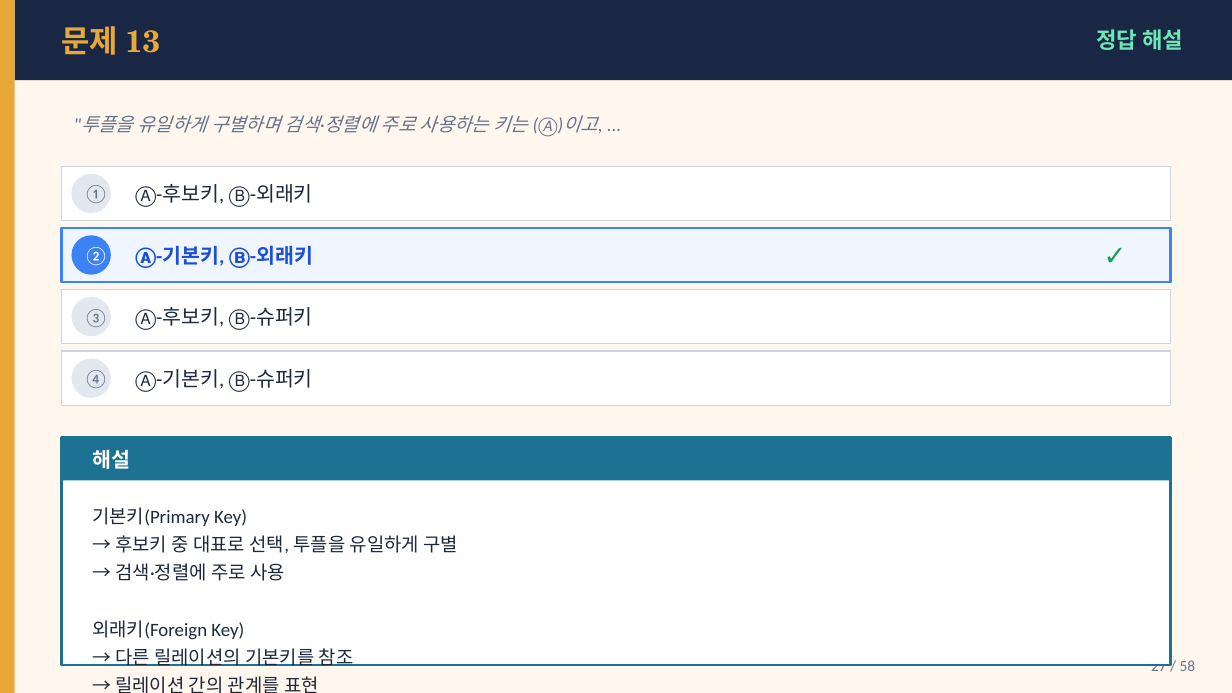
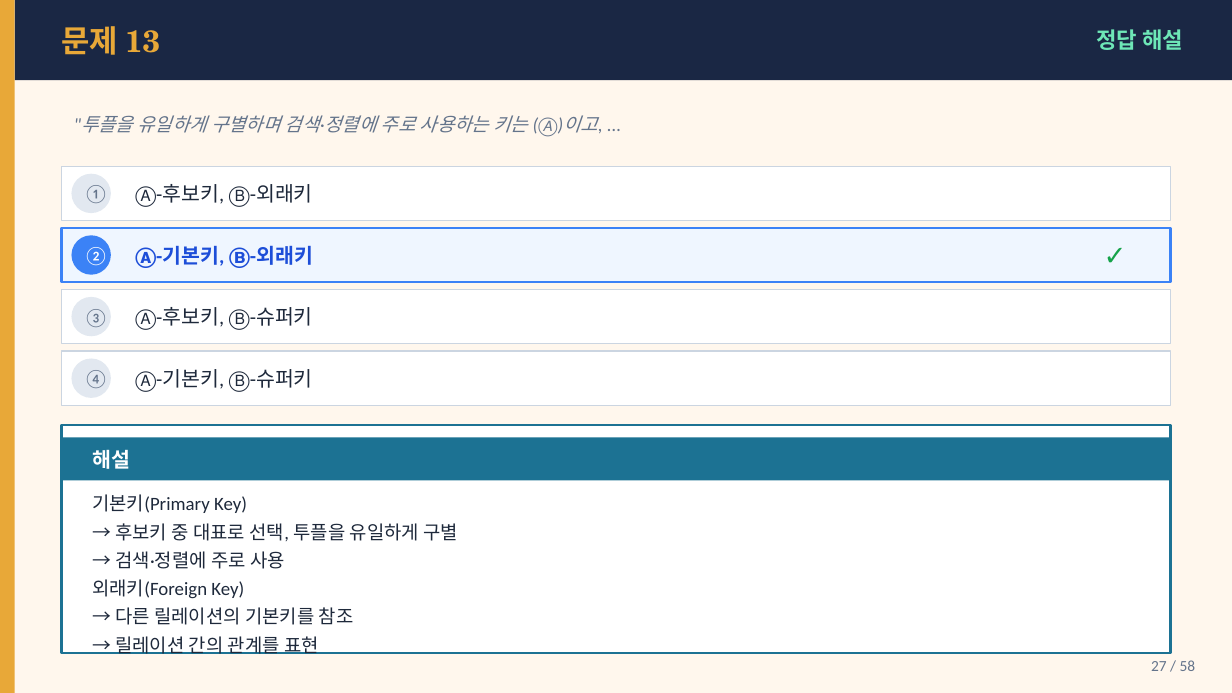
Before and after one commit to Sangdon-Park/Sangdon-Park.github.io, a slide deck: slide 27 of data/DB시스템/5장_연습문제_문제_정답.pptx. Drawn at 1232x693 pixels with LibreOffice and Linux fonts; fonts in the diff are those of the drawing. Boxes give left, top, right and bottom in pixels: in the first picture for what was removed or moved away, otherwise in the second. Text is boxed around its words. In the diff, an @@ line names an element or a change of style, - is before the commit and + after.

```diff
--- a/data/DB시스템/5장_연습문제_문제_정답.pptx
+++ b/data/DB시스템/5장_연습문제_문제_정답.pptx
@@ rectangle: place and size @@
-rectangle at [62, 437, 1170, 665]
+rectangle at [62, 425, 1170, 653]
@@ text "기본키(Primary Key)" rewrapped from [92, 507, 458, 693] to [92, 494, 458, 654] @@
```
Also in this commit, not shown: 2 other slides changed, 1 other file.
